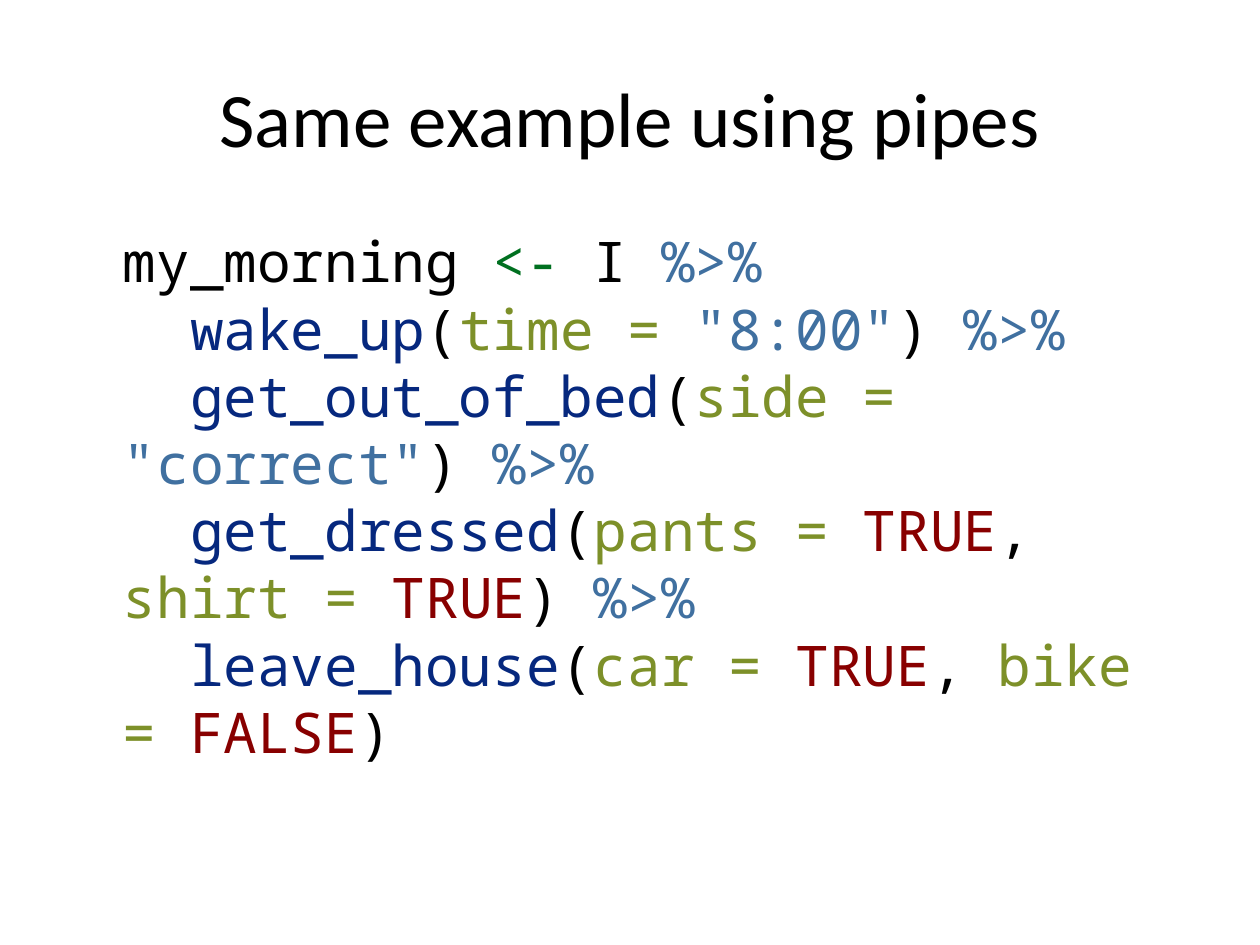
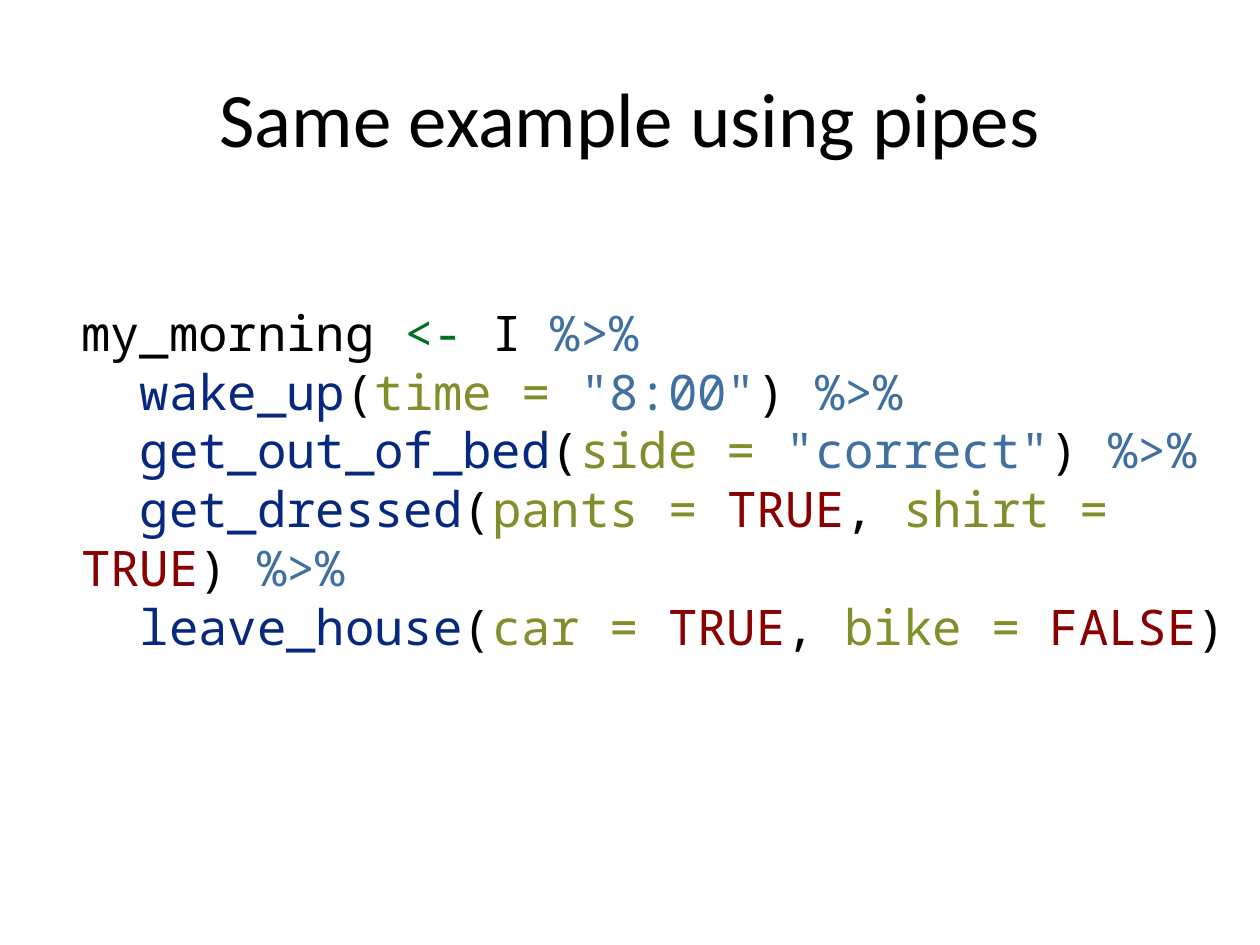
Before and after one commit to pcmathias/MSACL-intermediate-R-course, a slide deck: slide 10 of slides/01---Reproducible-Research.pptx. Drawn at 1260x945 pixels with LibreOffice and Linux fonts; fonts in the diff are those of the drawing. Boxes give left, top, right and bottom in pixels: in the first picture for what was removed or moved away, otherwise in the second. Text is boxed around its words. In the diff, an @@ line names an element or a change of style, - is before the commit and + after.

```diff
--- a/slides/01---Reproducible-Research.pptx
+++ b/slides/01---Reproducible-Research.pptx
@@ text "my_morning <- I %>% wake_up(time ...": place and size @@
-text "my_morning <- I %>% wake_up(time ..." at [123,239,1132,762]
+text "my_morning <- I %>% wake_up(time ..." at [81,313,1226,653]
@@ text "my_morning <- I %>% wake_up(time ..." at [81,313,1226,653]: size 32 to 28 pt @@
```
Also in this commit, not shown: 5 other slides changed, 2 slides added, 2 slides removed, 1 other file.
